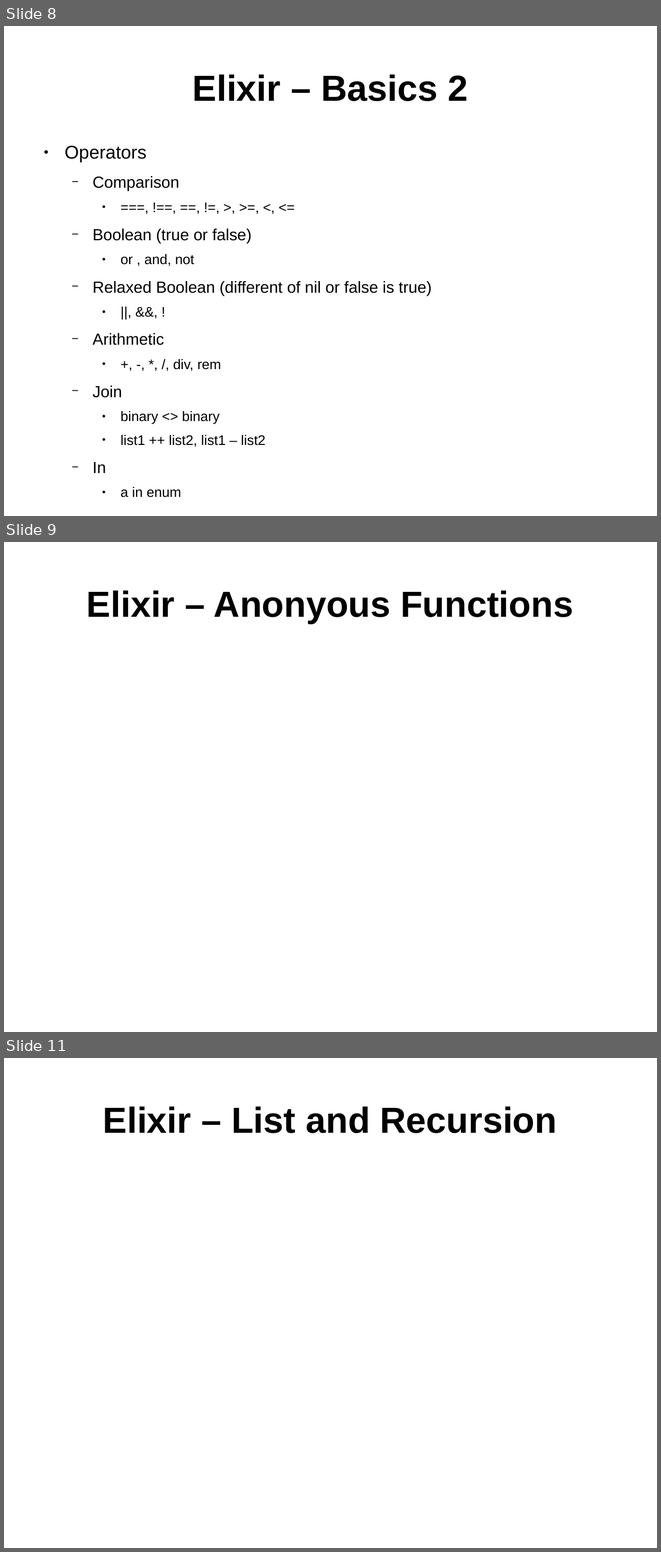
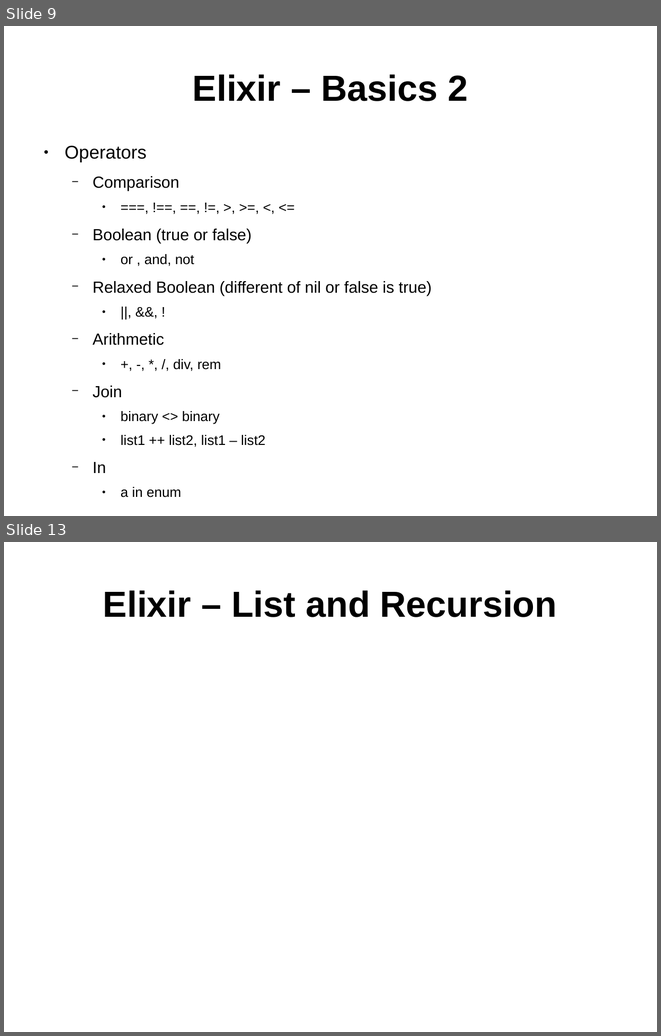
Before and after one commit to ramortegui/talks, a slide deck: elixir-basics.odp. Shown one above the other, each under a label of ours: slides 8, 9 and 11 before the commit, slides 9 and 13 after it; the slides between them are not shown. The pictures are 661x1552 and 661x1036 pixels, drawn with LibreOffice and Linux fonts; fonts in the diff are those of the drawing. Boxes give left, top, right and bottom in pixels: in the first picture for what was removed or moved away, otherwise in the second. Text is boxed around its words. In the diff, an @@ line names an element or a change of style, - is before the commit and + after.

Commit message:
Add Basics, Anoymous functions, Modules and Named Functions Slides.

```diff
--- a/elixir-basics.odp
+++ b/elixir-basics.odp
@@ slide 9 removed at (4,542,657,1032), background #FFFFFF @@
@@ title removed at (87,590,573,623) @@
-Elixir – Anonyous Functions
@@ what was slide 8 is now slide 9 @@
@@ what was slide 11 is now slide 13 @@
```
Also in this commit, not shown: 2 slides changed, 3 slides added, 2 other slides removed.
